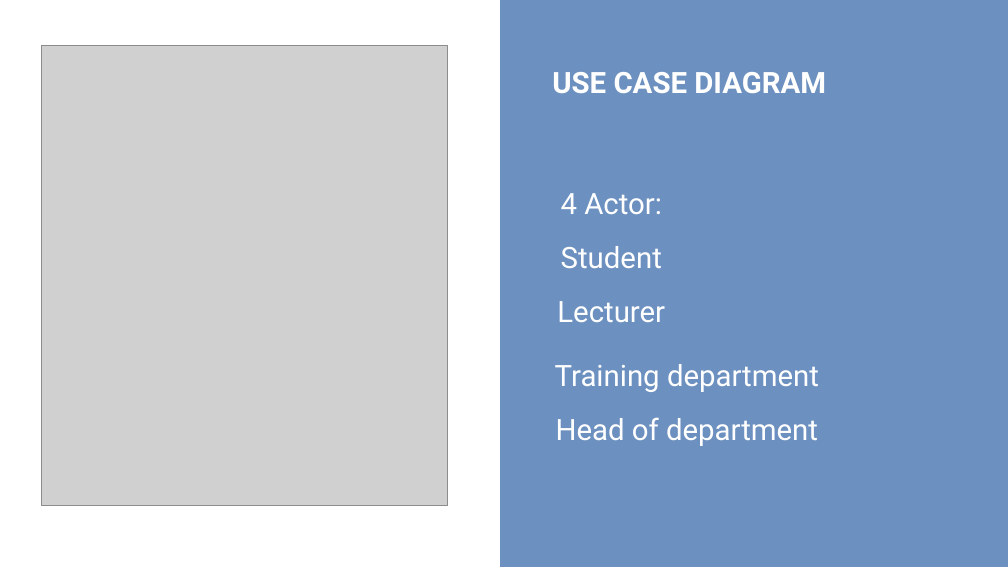
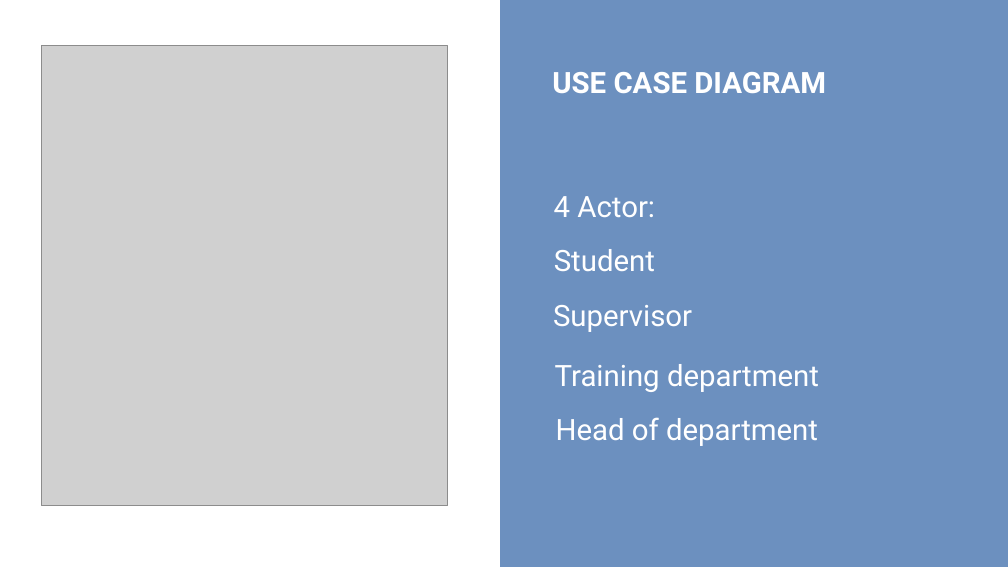
Before and after one commit to ducken1412/CapstoneProjectManagement, a slide deck: slide 20 of FPTU CAPSTONE PROJECT MANAGEMENT.pptx. Drawn at 1008x567 pixels with LibreOffice and Linux fonts; fonts in the diff are those of the drawing; grey boxes stand for pictures. Boxes give left, top, right and bottom in pixels: in the first picture for what was removed or moved away, otherwise in the second. Text is boxed around its words. In the diff, an @@ line names an element or a change of style, - is before the commit and + after.

```diff
--- a/FPTU CAPSTONE PROJECT MANAGEMENT.pptx
+++ b/FPTU CAPSTONE PROJECT MANAGEMENT.pptx
@@ subtitle at (553,305,692,332): text changed @@
-Lecturer
+Supervisor
```
Also in this commit, not shown: 3 other slides changed.
